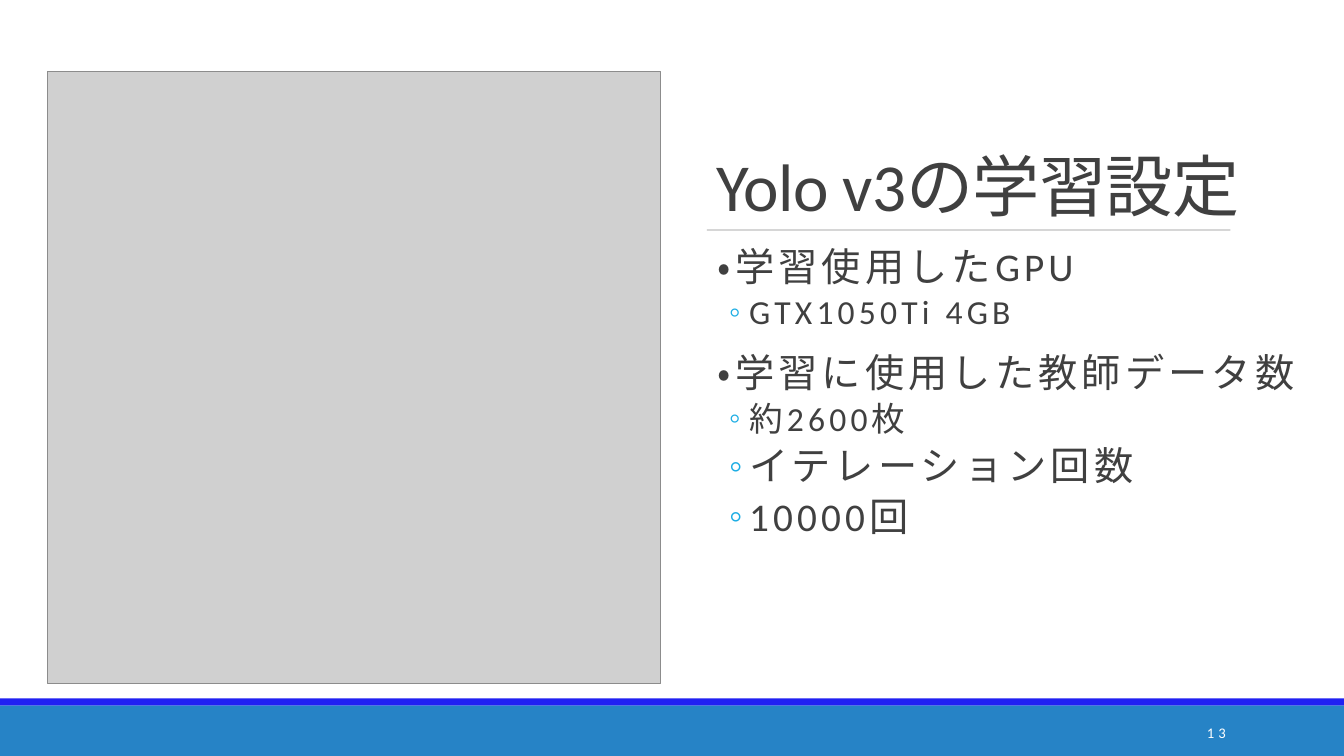
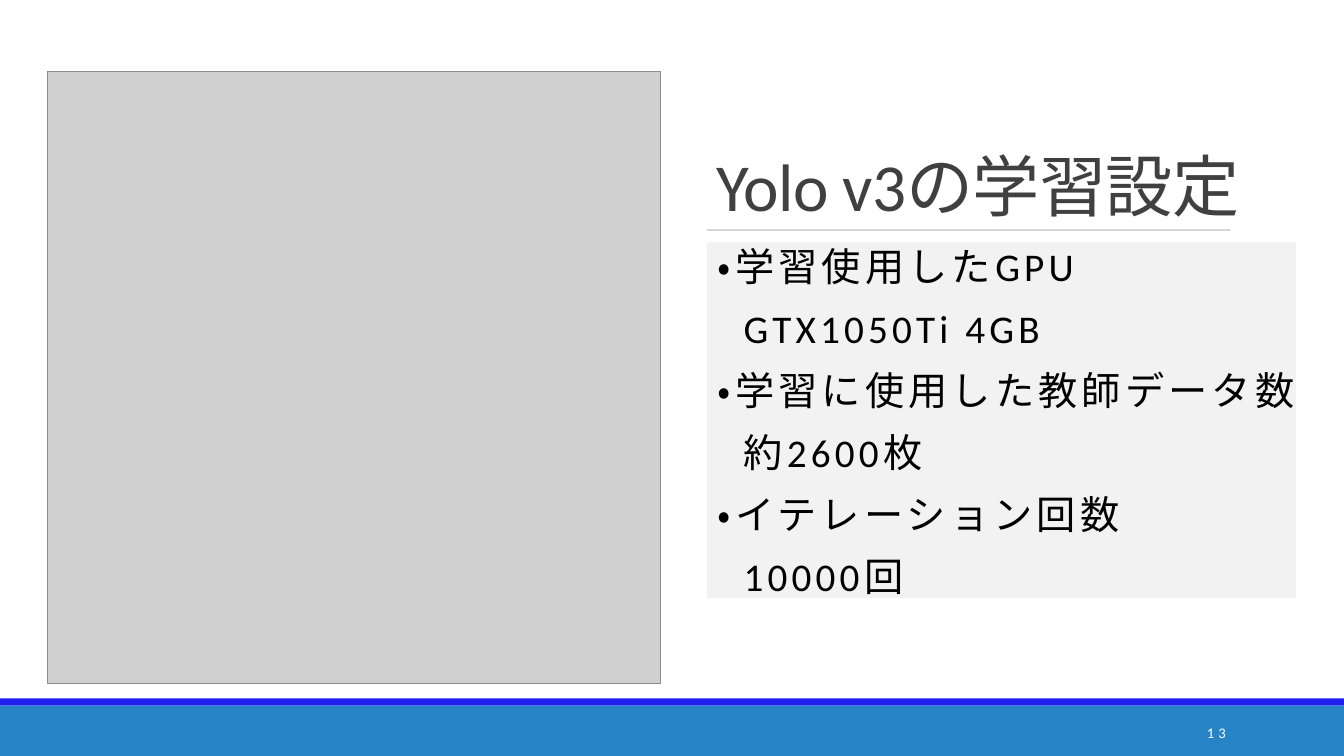
Before and after one commit to DJ956/YoloBarcodeReader, a slide deck: slide 14 of プレゼン/enpit_dan.pptx. Drawn at 1344x756 pixels with LibreOffice and Linux fonts; fonts in the diff are those of the drawing; grey boxes stand for pictures. Boxes give left, top, right and bottom in pixels: in the first picture for what was removed or moved away, otherwise in the second. Text is boxed around its words. In the diff, an @@ line names an element or a change of style, - is before the commit and + after.

```diff
--- a/プレゼン/enpit_dan.pptx
+++ b/プレゼン/enpit_dan.pptx
@@ text "・学習使用したGPU": place and size @@
-text "・学習使用したGPU" at [718,248,1295,483]
+text "・学習使用したGPU" at [707,242,1297,608]
@@ text "・学習使用したGPU" at [707,242,1297,608]: fill none to #F2F2F2 @@
@@ text at [718,248,1295,471]: text colour #404040 to #000000 in "・学習使用したGPU", "GTX1050Ti 4GB", "・学習に使用した教師データ数", "約2600枚" and 1 more places; size 24 to 28 pt in "GTX1050Ti 4GB", "約2600枚"; bullet ◦ to  ; list level 2 to 1 in "GTX1050Ti 4GB"; list level 2 to 1 in "約2600枚"; list level 2 to 1 in "10000回" @@
@@ text at [718,496,1119,532]: text changed; text colour #404040 to #000000 @@
-  ◦ イテレーション回数
+  ・イテレーション回数
```
Also in this commit, not shown: 6 other slides changed, 1 other file.
